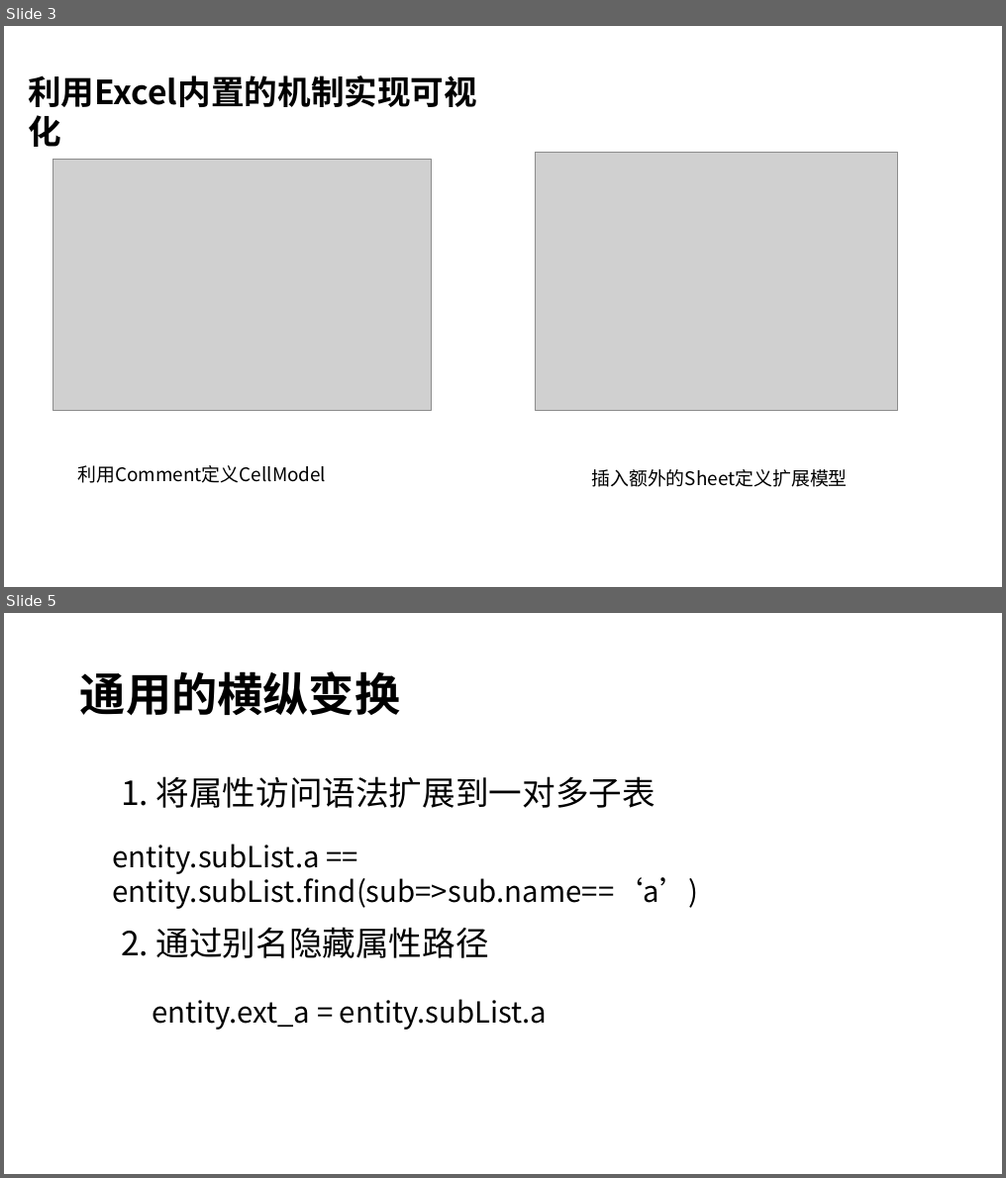
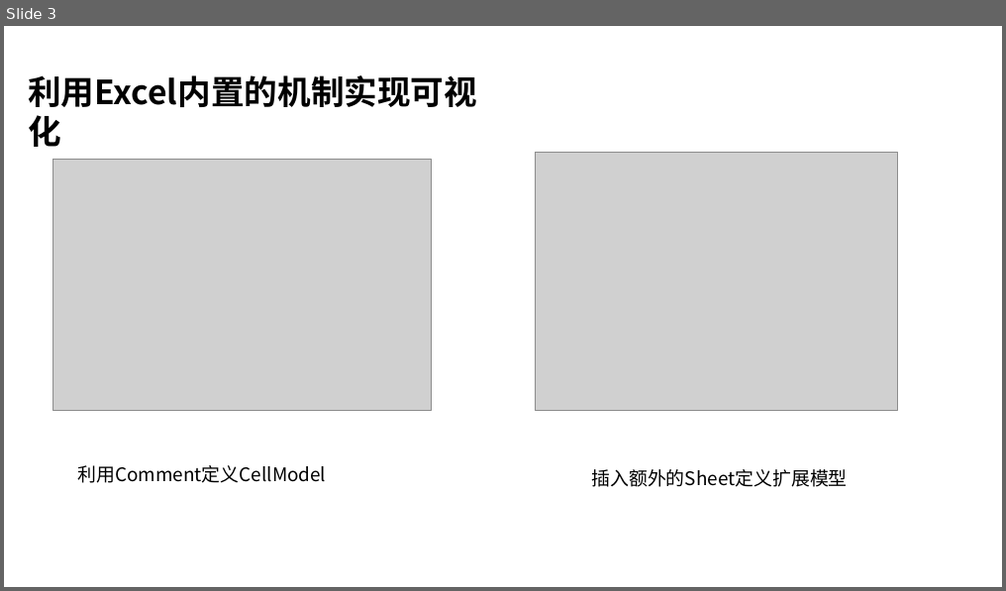
Before and after one commit to entropy-cloud/nop-entropy, a slide deck: docs/ppt/nop-report.pptx. Shown one above the other, each under a label of ours: slides 3 and 5 before the commit, slide 3 after it; the slides between them are not shown. The pictures are 1006x1178 and 1006x591 pixels, drawn with LibreOffice and Linux fonts; fonts in the diff are those of the drawing; grey boxes stand for pictures. Boxes give left, top, right and bottom in pixels: in the first picture for what was removed or moved away, otherwise in the second. Text is boxed around its words. In the diff, an @@ line names an element or a change of style, - is before the commit and + after.

```diff
--- a/docs/ppt/nop-report.pptx
+++ b/docs/ppt/nop-report.pptx
@@ slide 5 removed at bbox=[4, 613, 1002, 1174], background #FFFFFF @@
@@ title removed at bbox=[80, 671, 400, 715] @@
-通用的横纵变换
@@ text removed at bbox=[121, 776, 655, 808] @@
-1. 将属性访问语法扩展到一对多子表
@@ text removed at bbox=[112, 844, 698, 909] @@
-entity.subList.a == entity.subList.find(sub=>sub.name==‘a’)
@@ text removed at bbox=[121, 927, 489, 959] @@
-2. 通过别名隐藏属性路径
@@ text removed at bbox=[152, 999, 548, 1030] @@
-entity.ext_a = entity.subList.a
```
Also in this commit, not shown: 6 slides added, 5 other slides removed, 5 other files.
